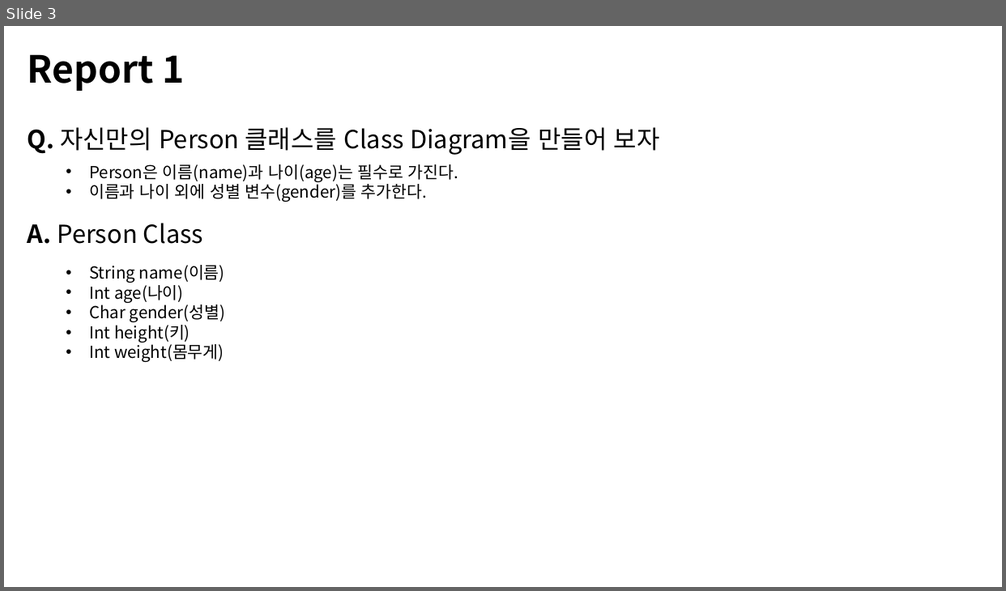
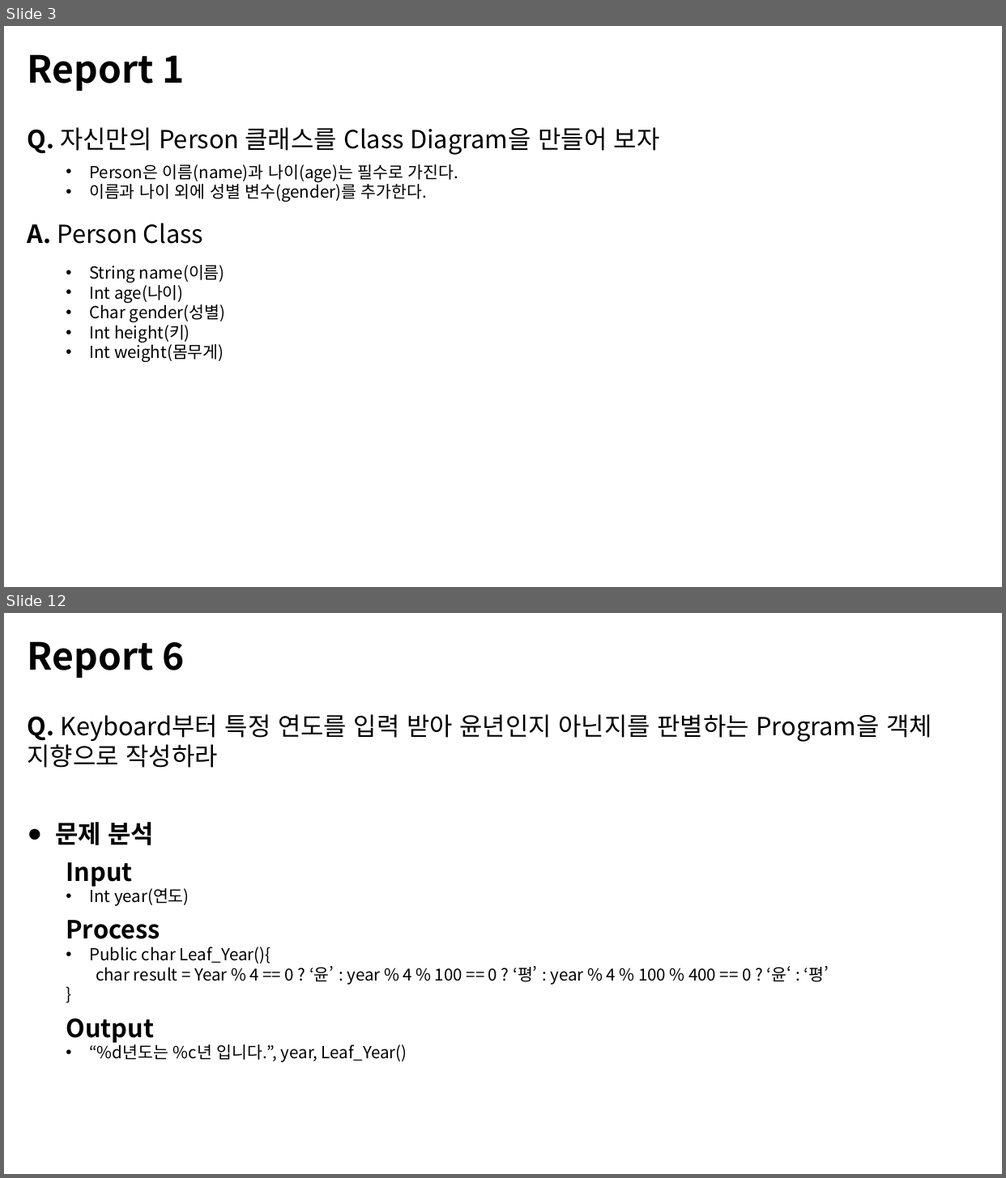
Before and after one commit to MDR-Evan/KBU-ProgrammingLanguageUtilization2, a slide deck: KBU Java 2/Report/R_Week1/1차-김진용-2301111.pptx. Shown one above the other, each under a label of ours: slide 3 before the commit, slides 3 and 12 after it; the slides between them are not shown. The pictures are 1006x591 and 1006x1178 pixels, drawn with LibreOffice and Linux fonts; fonts in the diff are those of the drawing. Boxes give left, top, right and bottom in pixels: in the first picture for what was removed or moved away, otherwise in the second. Text is boxed around its words. In the diff, an @@ line names an element or a change of style, - is before the commit and + after.

```diff
--- a/KBU Java 2/Report/R_Week1/1차-김진용-2301111.pptx
+++ b/KBU Java 2/Report/R_Week1/1차-김진용-2301111.pptx
@@ slide 12 added at (x1=4, y1=613, x2=1002, y2=1174), background #FFFFFF @@
@@ text added at (x1=27, y1=641, x2=184, y2=678), 36 pt, text #000000, bold @@
+Report 6
@@ text added at (x1=27, y1=714, x2=932, y2=768), 24 pt, text #000000 @@
+Q. Keyboard부터 특정 연도를 입력 받아 윤년인지 아닌지를 판별하는 Program을 객체 지향으로 작성하라
@@ text added at (x1=55, y1=822, x2=155, y2=845), 24 pt, text #000000, bold @@
+● 문제 분석
@@ text added at (x1=66, y1=862, x2=189, y2=906), 16 pt, text #000000 @@
+Input
+• Int year(연도)
@@ text added at (x1=66, y1=920, x2=829, y2=985), 16 pt, text #000000 @@
+Process
+• Public char Leaf_Year(){
+char result = Year % 4 == 0 ? ‘윤’ : year % 4 % 100 == 0 ? ‘평’ : year % 4 % 100 % 400 == 0 ? ‘윤‘ : ‘평’
+}
@@ text added at (x1=66, y1=1018, x2=407, y2=1063), 16 pt, text #000000 @@
+Output
+• “%d년도는 %c년 입니다.”, year, Leaf_Year()
```
Also in this commit, not shown: 9 other slides added, 2 slides removed, 1 other file.
